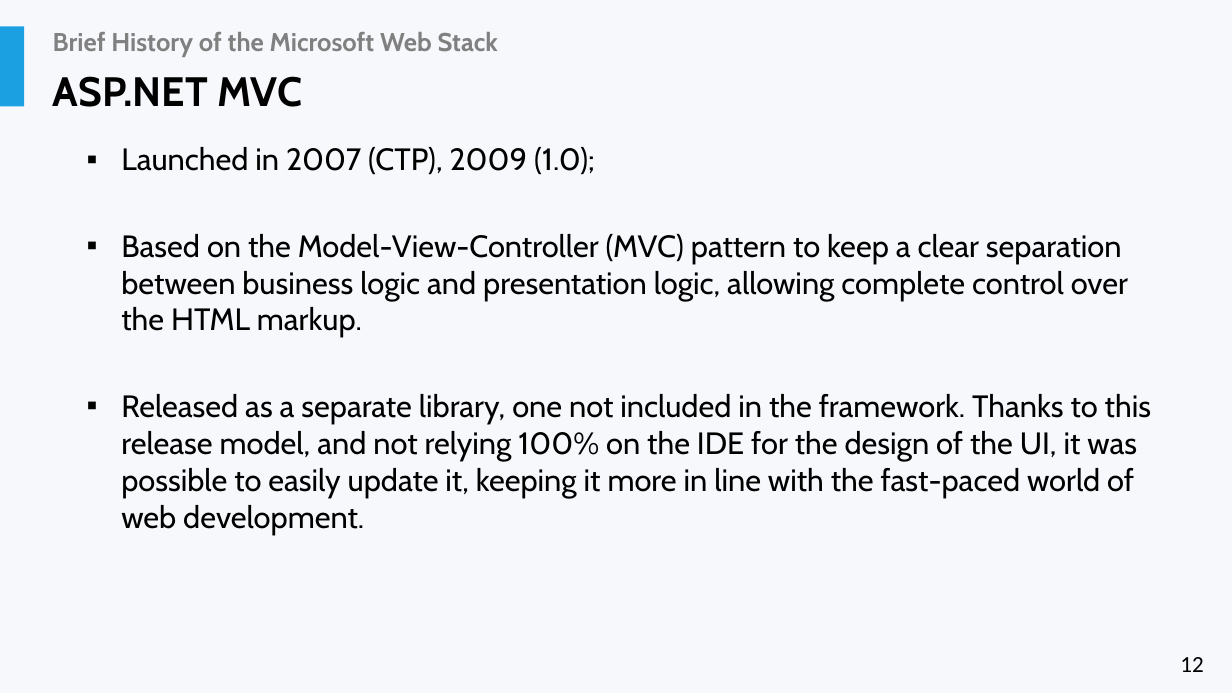
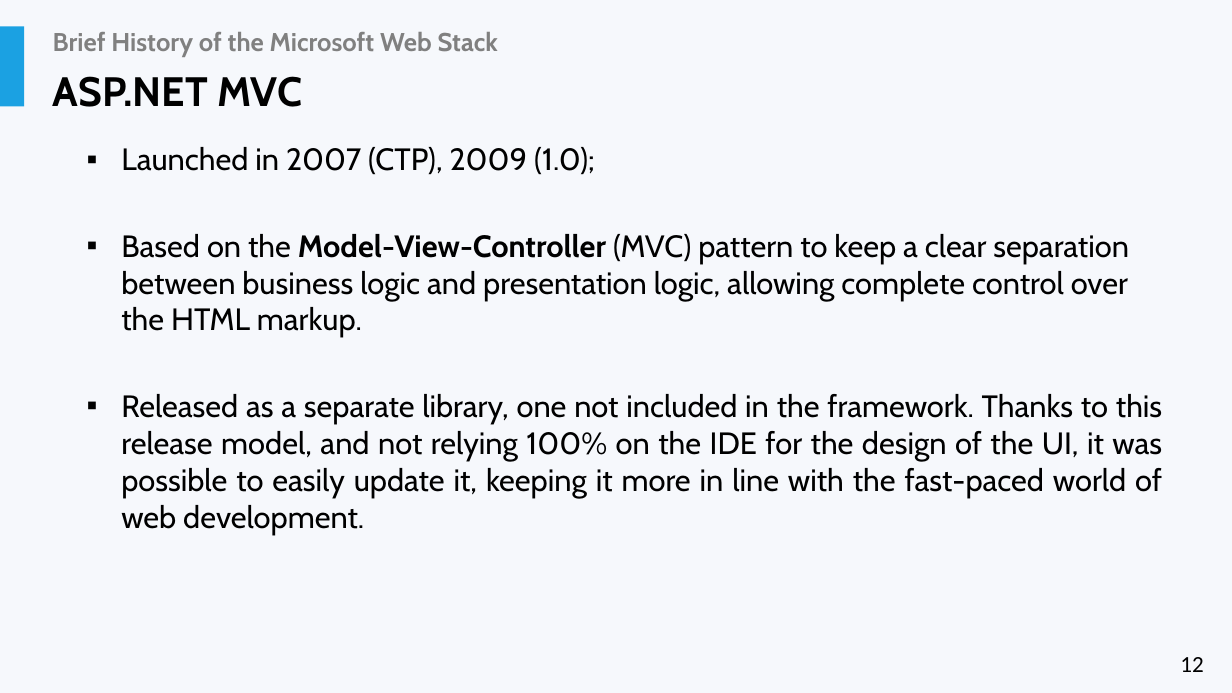
Before and after one commit to liviucotfas/ase-web-and-cloud-applications-security, a slide deck: slide 12 of Presentation ASPNET MVC Core - Part I.pptx. Drawn at 1232x693 pixels with LibreOffice and Linux fonts; fonts in the diff are those of the drawing. Boxes give left, top, right and bottom in pixels: in the first picture for what was removed or moved away, otherwise in the second. Text is boxed around its words. In the diff, an @@ line names an element or a change of style, - is before the commit and + after.

```diff
--- a/Presentation ASPNET MVC Core - Part I.pptx
+++ b/Presentation ASPNET MVC Core - Part I.pptx
@@ text at (121,234,1162,534): bold on in "Model-View-Controller"; alignment left to justified @@
```
Also in this commit, not shown: 17 other slides changed, 2 slides removed, 4 other files.
